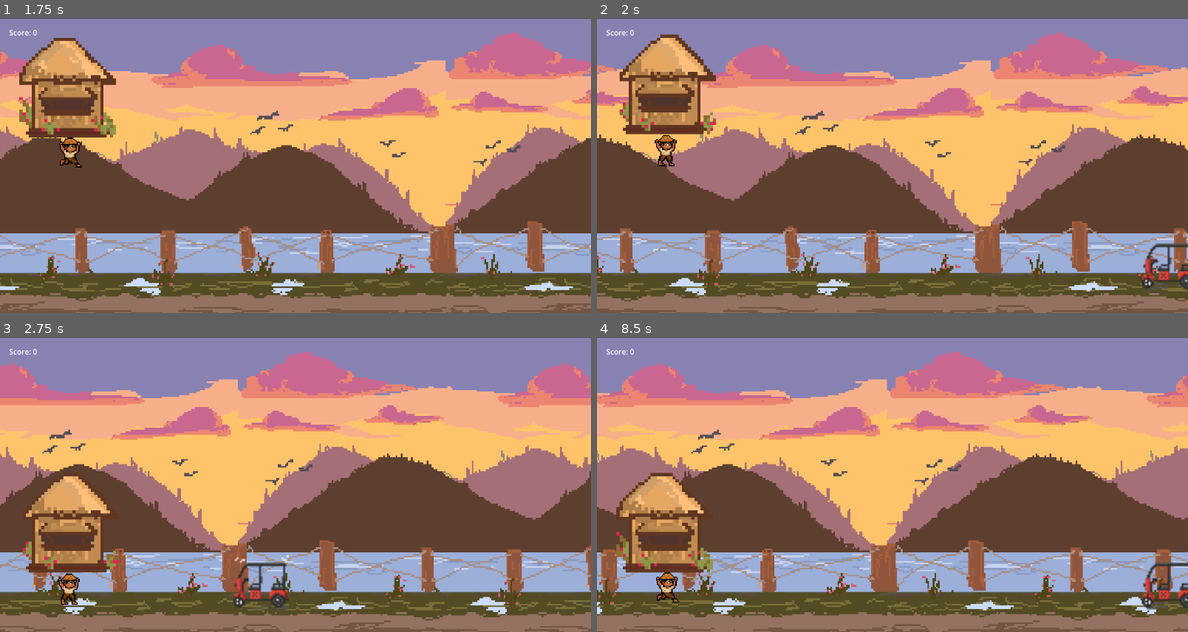
Above: before the commit, frames 1-4 (two rows, left to right).
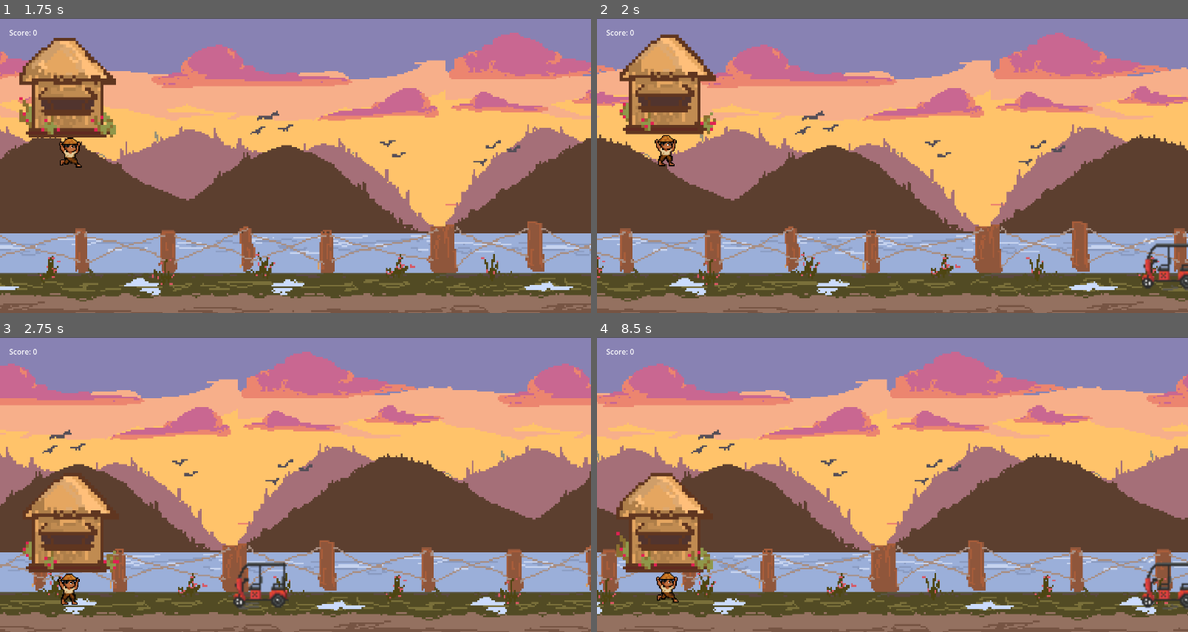
Above: after the commit, the same moments.

Repository: marcjoemill/pinoy_tsunami
Game: Godot game, scene res://scenes/menuscreen.tscn
The game is run twice, just before and just after one commit, with the same random seed, the same clock (stepped at 60 frames per second) and the same inputs.
Inputs (mouse positions are in pixels of both pictures, inside the frame that each line leads up to):
- Up to frame 1 (1.75 s): click (295, 168) at 0.5 s; tap Enter at 1.25 s; move the mouse to (425, 150) at 1.27 s; click (425, 150) at 1.42 s; tap Space (jump) at 1.52 s
- Up to frame 2 (2 s): no input
- Up to frame 3 (2.75 s): move the mouse to (177, 499) at 2.02 s; click (177, 499) at 2.17 s; tap Space (jump) at 2.27 s
- Up to frame 4 (8.5 s): move the mouse to (951, 419) at 2.77 s; click (951, 419) at 2.92 s; move the mouse to (862, 543) at 3.52 s; click (862, 543) at 3.67 s; tap Space (jump) at 3.77, 4.52, 5.27, 7.52, 8.27 s; move the mouse to (1069, 528) at 4.27 s; click (1069, 528) at 4.42 s; move the mouse to (715, 440) at 5.02 s; click (715, 440) at 5.17 s; move the mouse to (922, 484) at 5.77 s; click (922, 484) at 5.92 s; click (892, 487) at 6.5 s; move the mouse to (803, 410) at 7.27 s; click (803, 410) at 7.42 s; move the mouse to (1022, 469) at 8.02 s; click (1022, 469) at 8.17 s

Frame 1 is identical in both runs. In frame 2, less than 0.1% of the frame differs, in the area x 92-100%, y 74-93%; in frame 3, less than 0.1%, in the area x 39-49%, y 74-93%; in frame 4, less than 0.1%.

Commit message:
fix: working ebike sprite

Diff:
--- a/scenes/Ebike.tscn
+++ b/scenes/Ebike.tscn
@@ -43,8 +43,7 @@
 [node name="AnimatedSprite2D" type="AnimatedSprite2D" parent="."]
 sprite_frames = SubResource("SpriteFrames_su3dh")
 animation = &"run"
-frame_progress = 0.903474
-speed_scale = 0.1
+frame = 1
 
 [node name="CollisionShape2D" type="CollisionShape2D" parent="."]
 position = Vector2(1.33514e-06, 0)
Not shown: 1 places in scenes/Ebike.tscn that only renumber resources
